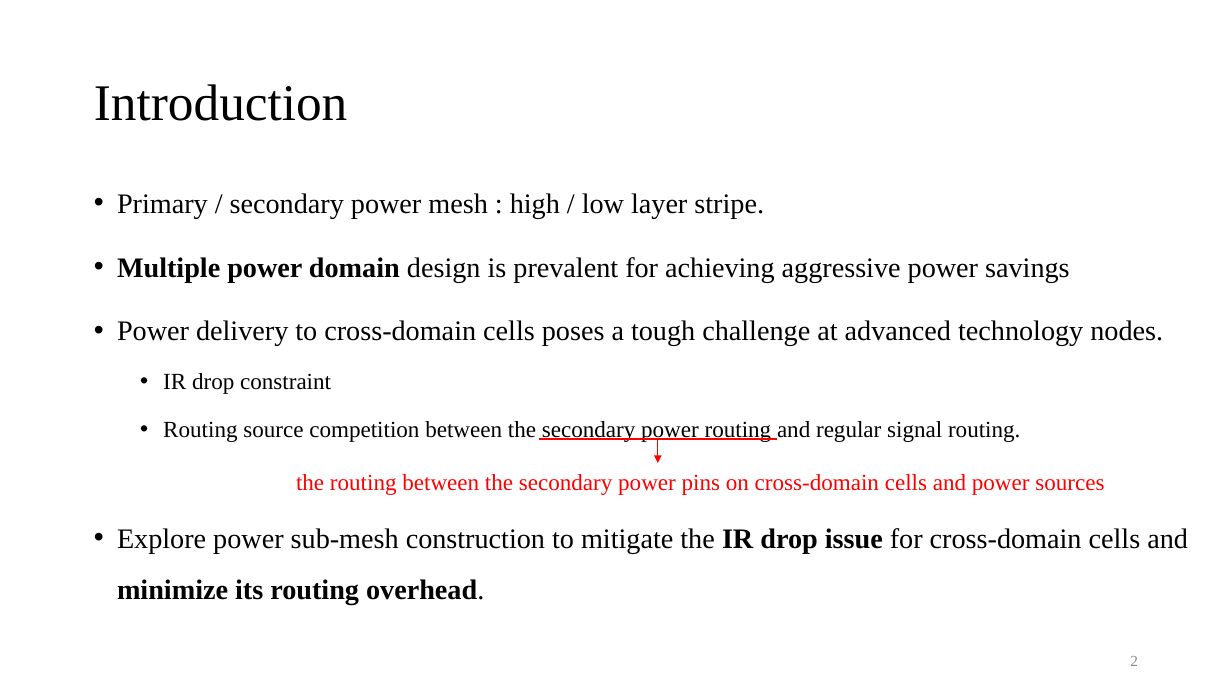
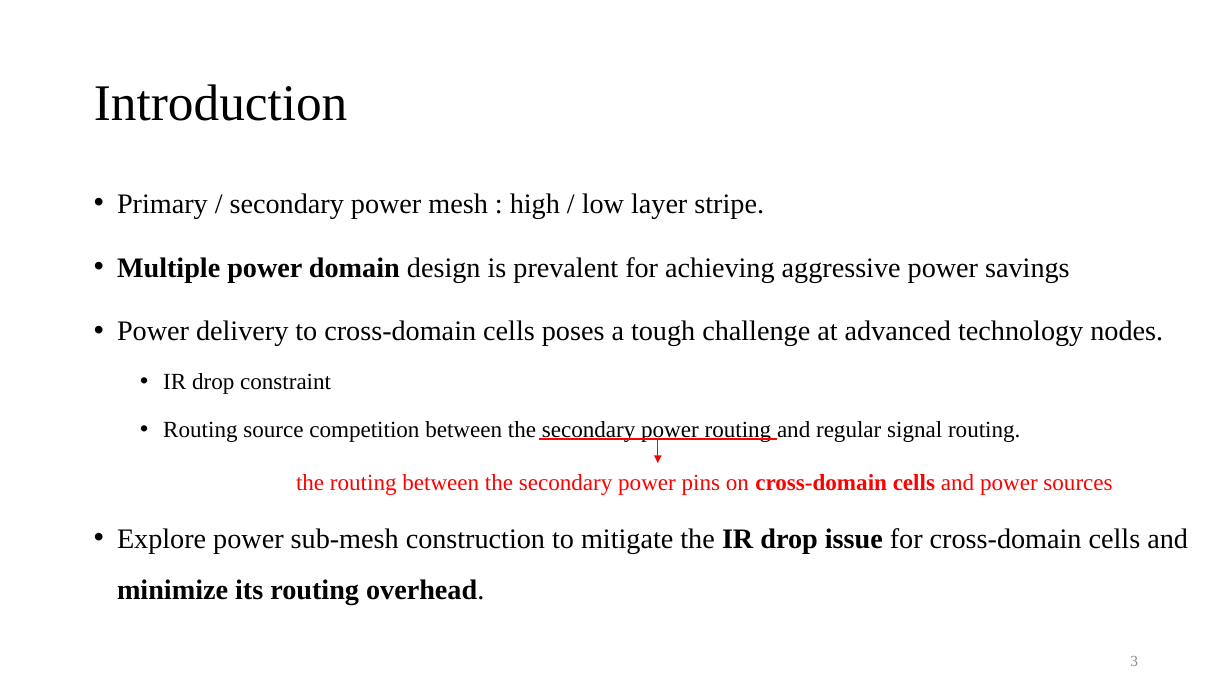
Before and after one commit to Pacific-Feng-Studuies/Studied-Papers, a slide deck: slide 4 of GM/powerplan/Power Sub-Mesh Construction in Multiple Power Domain Design/Power Sub-Mesh Construction in Multiple Power Domain Design.pptx (slide 3 before the commit). Drawn at 1232x693 pixels with LibreOffice and Linux fonts; fonts in the diff are those of the drawing. Boxes give left, top, right and bottom in pixels: in the first picture for what was removed or moved away, otherwise in the second. Text is boxed around its words. In the diff, an @@ line names an element or a change of style, - is before the commit and + after.

```diff
--- a/GM/powerplan/Power Sub-Mesh Construction in Multiple Power Domain Design/Power Sub-Mesh Construction in Multiple Power Domain Design.pptx
+++ b/GM/powerplan/Power Sub-Mesh Construction in Multiple Power Domain Design/Power Sub-Mesh Construction in Multiple Power Domain Design.pptx
@@ text "the routing between the secondary ..." at [296,474,1112,495]: bold on in "cross-domain cells" @@
@@ page number at [1130,656,1138,666]: text changed @@
-2
+3
```
Also in this commit, not shown: 3 other slides changed, 4 slides added.
